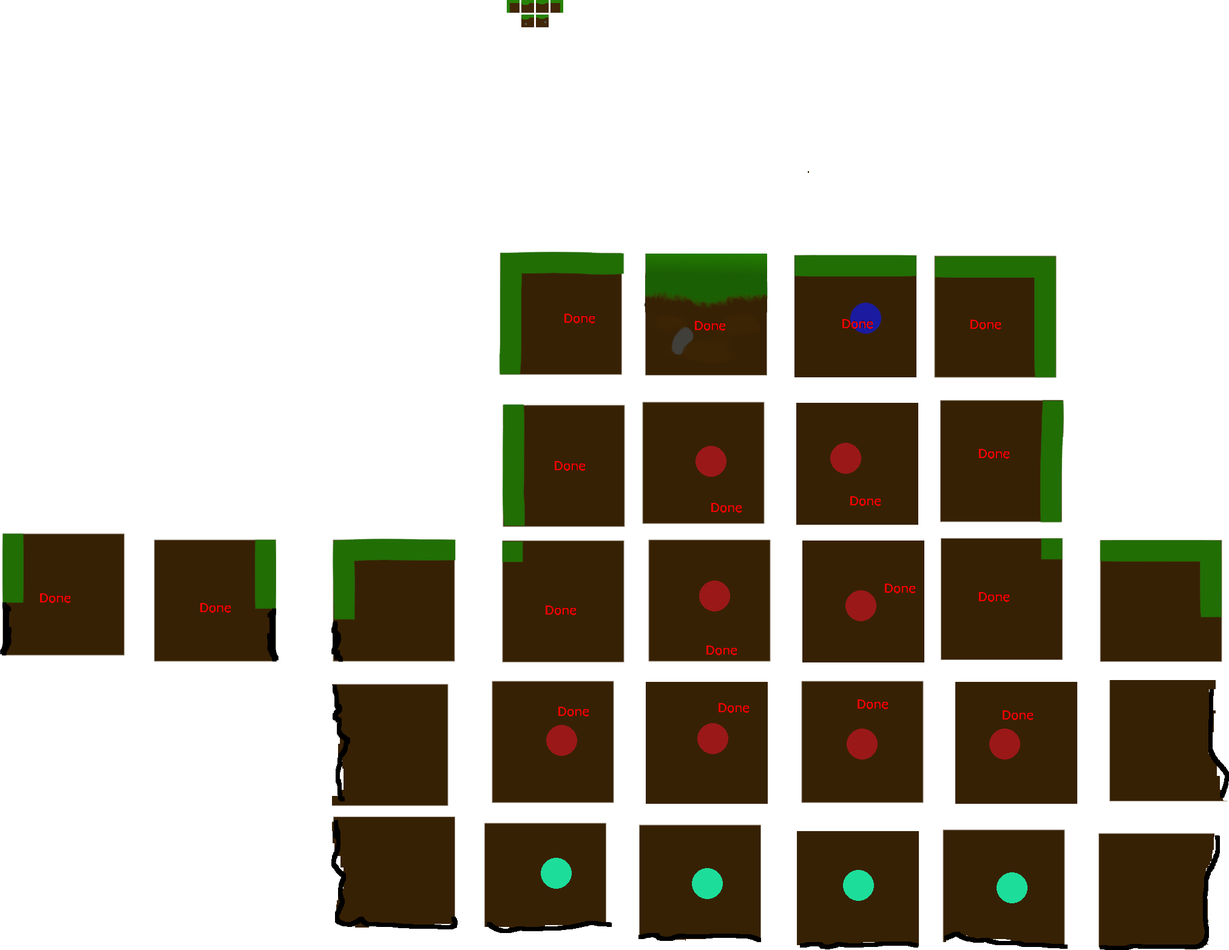
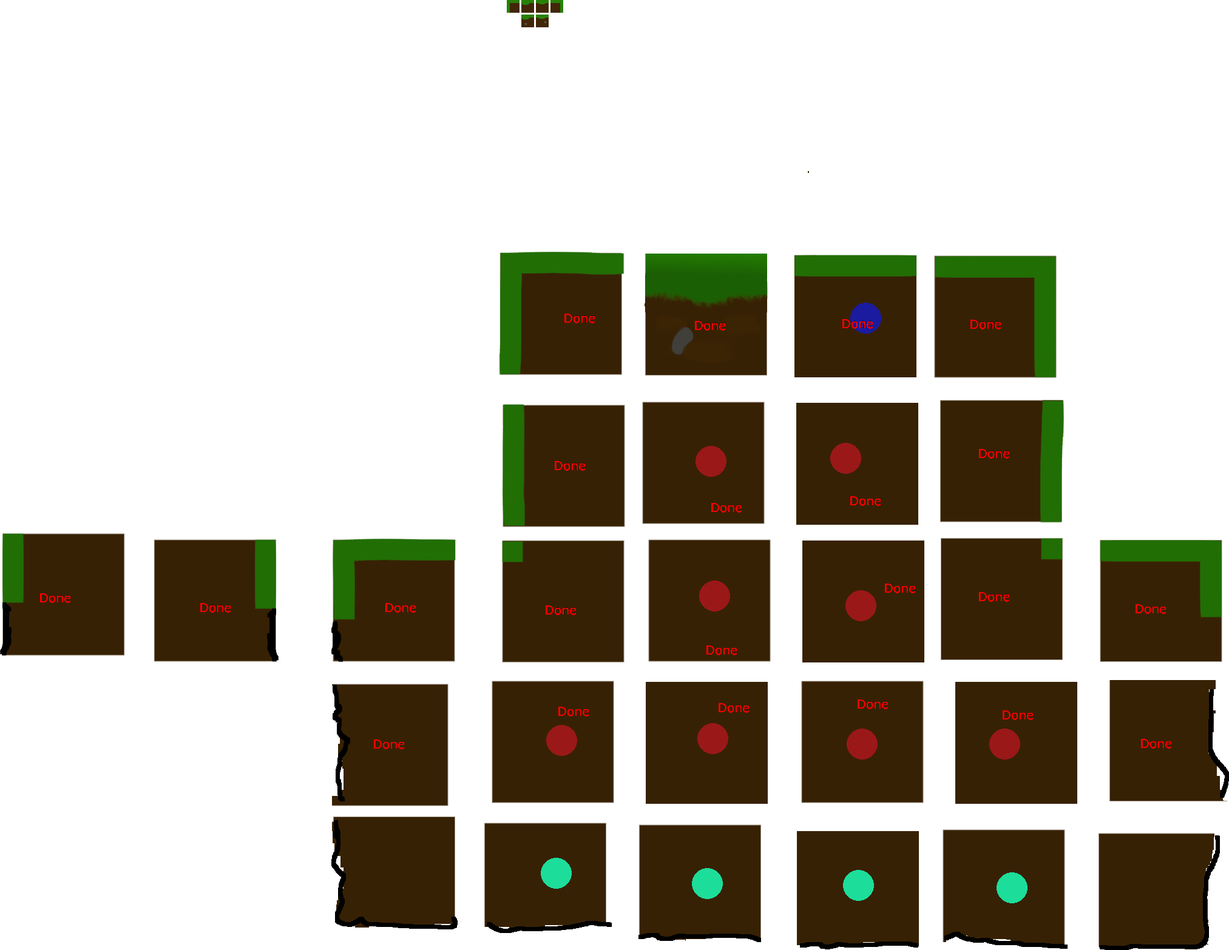
Layer changes from the first (1229, 950) image to the second:
painted on "done" over (373, 603, 1172, 750)
